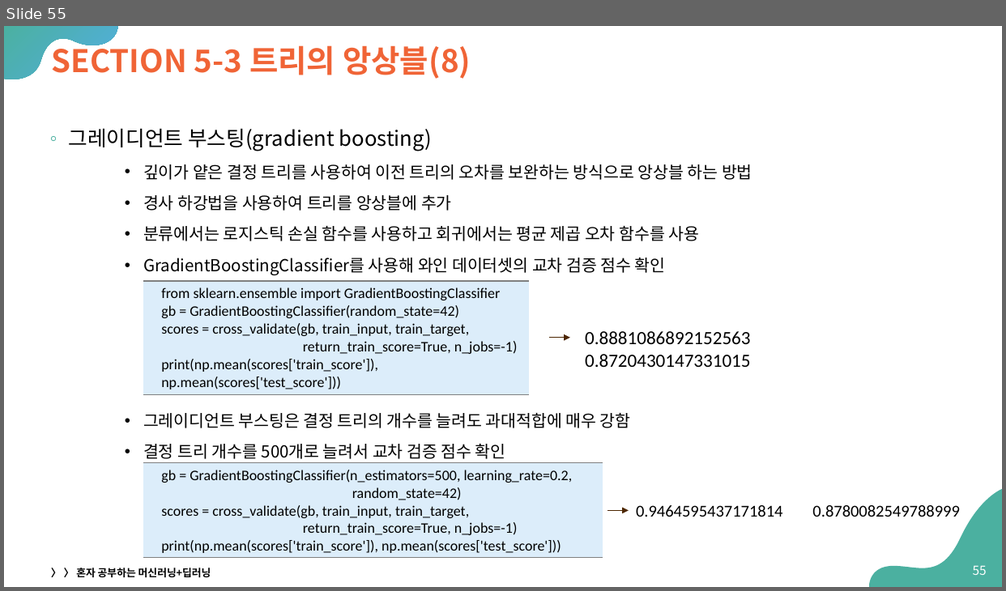
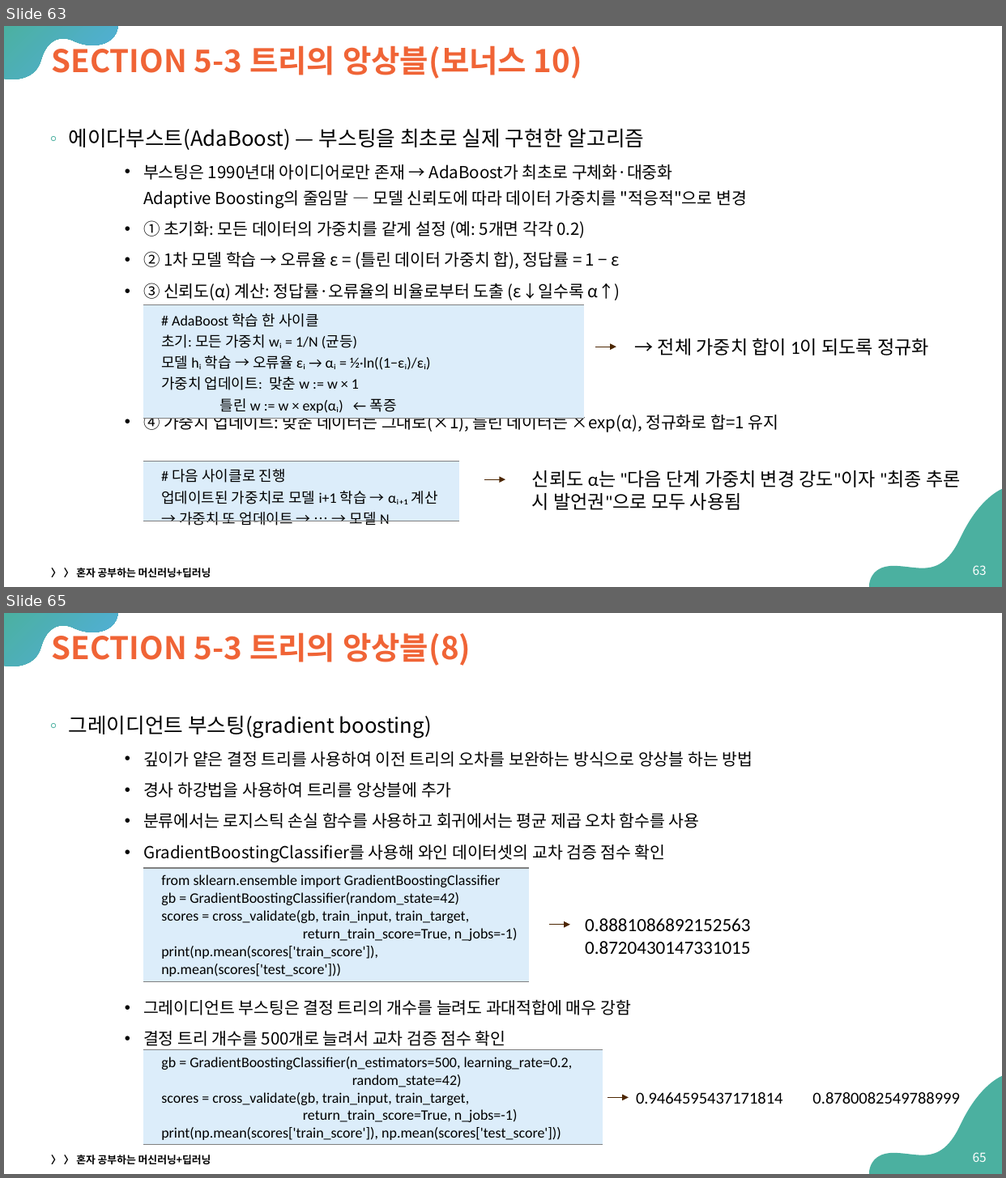
Before and after one commit to Sangdon-Park/Sangdon-Park.github.io, a slide deck: data/인공지능/05_트리_알고리즘.pptx. Shown one above the other, each under a label of ours: slide 55 before the commit, slides 63 and 65 after it; the slides between them are not shown. The pictures are 1006x591 and 1006x1178 pixels, drawn with LibreOffice and Linux fonts; fonts in the diff are those of the drawing. Boxes give left, top, right and bottom in pixels: in the first picture for what was removed or moved away, otherwise in the second. Text is boxed around its words. In the diff, an @@ line names an element or a change of style, - is before the commit and + after.

```diff
--- a/data/인공지능/05_트리_알고리즘.pptx
+++ b/data/인공지능/05_트리_알고리즘.pptx
@@ slide 63 added at <box>4,26,1002,587</box>, background #FFFFFF; not listed: 2 template elements that a slide beside it also shows @@
@@ title added at <box>51,41,582,79</box>, 30 pt, text #F06436, bold @@
+SECTION 5-3 트리의 앙상블(보너스 10)
@@ text added at <box>69,128,778,433</box>, 16 pt, text #000000 @@
+◦ 에이다부스트(AdaBoost) — 부스팅을 최초로 실제 구현한 알고리즘
+    • 부스팅은 1990년대 아이디어로만 존재 → AdaBoost가 최초로 구체화·대중화
+      Adaptive Boosting의 줄임말 — 모델 신뢰도에 따라 데이터 가중치를 "적응적"으로 변경
+    • ① 초기화: 모든 데이터의 가중치를 같게 설정 (예: 5개면 각각 0.2)
+    • ② 1차 모델 학습 → 오류율 ε = (틀린 데이터 가중치 합), 정답률 = 1 − ε
+    • ③ 신뢰도(α) 계산: 정답률·오류율의 비율로부터 도출 (ε↓일수록 α↑)
+    • ④ 가중치 업데이트: 맞춘 데이터는 그대로(×1), 틀린 데이터는 ×exp(α), 정규화로 합=1 유지
@@ table added at <box>143,305,584,551</box>, 1 rows, 1 columns @@
+# AdaBoost 학습 한 사이클 / 초기: 모든 가중치 wᵢ = 1/N (균등) / 모델 hᵢ 학습 → 오류율 εᵢ → αᵢ = ½·ln((1−εᵢ)/εᵢ) / 가중치 업데이트: 맞춘 w := w × 1 / 틀린 w := w × exp(αᵢ) ← 폭증
@@ text added at <box>658,338,929,356</box>, 18 pt, text #000000 @@
+→ 전체 가중치 합이 1이 되도록 정규화
@@ arrow added from (595, 347) to (616, 347), #4D2702 0.75 pt @@
@@ table added at <box>143,462,459,587</box>, 1 rows, 1 columns @@
+# 다음 사이클로 진행 / 업데이트된 가중치로 모델 i+1 학습 → αᵢ₊₁ 계산 → 가중치 또 업데이트 → … → 모델 N
@@ arrow added from (484, 480) to (505, 480), #4D2702 0.75 pt @@
@@ text added at <box>532,471,960,510</box>, 18 pt, text #000000 @@
+신뢰도 α는 "다음 단계 가중치 변경 강도"이자 "최종 추론 시 발언권"으로 모두 사용됨
@@ text added at <box>51,568,211,578</box>, 10 pt, text #000000, bold @@
+〉 〉 혼자 공부하는 머신러닝+딥러닝
@@ page number added at <box>973,565,987,575</box>, 12 pt, text #FFFFFF @@
+63
@@ what was slide 55 is now slide 65 @@
@@ page number at <box>973,1152,987,1162</box>: text changed @@
-55
+65
```
Also in this commit, not shown: 11 other slides added, 1 other file.
